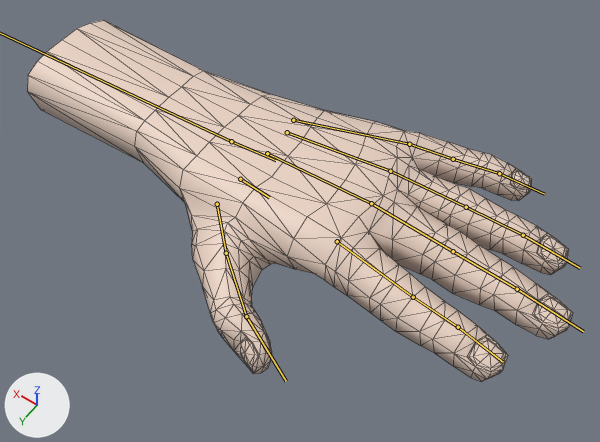
The glTF model frontend/models/hand/left.glb, before and after one commit.
One viewpoint serves both versions: a 50 mm camera at (-0.267, 0.187, 0.273) aimed at (-0.138, 0.007, -0.011). The axes (+X, +Y, +Z) are drawn at lower left. The lights are the same throughout. The bones that bend it are drawn over the model as lines. Mesh edges are drawn as thin lines.
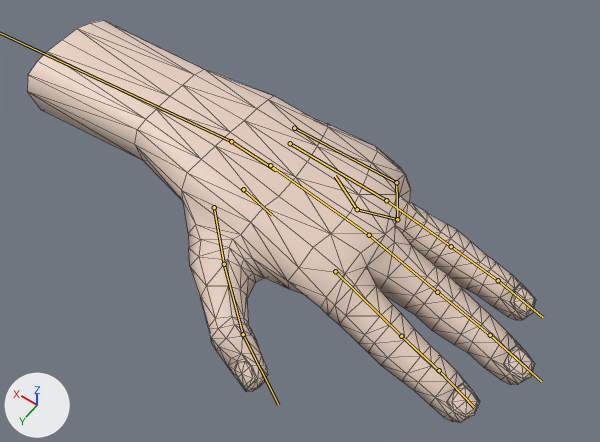
The newer file adds an action. The first version stands in its rest pose; the second is drawn at frame 1616 of the action 'Finger 1 down'.

Boxes [x1, y1, x2, y2] around the edits, measured in the pictures (600 x 442 px):
'Cube.005', posed (7% narrower, 11% taller): before [27, 20, 573, 382]; after [27, 20, 536, 423]
bone 'hand.L', root to tip: before (231, 141) to (276, 160); after (231, 141) to (276, 170)
bone 'palm.04.L', root to tip: before (293, 120) to (409, 144); after (294, 128) to (396, 182)
bone 'finger_pinky.01.L', root to tip: before (409, 144) to (453, 159); after (396, 182) to (397, 219)
bone 'finger_pinky.02.L', root to tip: before (453, 159) to (499, 173); after (397, 219) to (357, 209)
bone 'finger_pinky.03.L', root to tip: before (499, 173) to (544, 194); after (357, 209) to (335, 176)

The edits, one by one:
Bone 'hand.L' (bone_hand_l) turns from (0, 0, 0) to (16, 1, -2) degrees about its own x, y and z.
Bone 'palm.04.L' (bone_palm_04_l) turns from (0, 0, 0) to (11, 0, 0) degrees about its own x, y and z.
Bone 'finger_pinky.01.L' (bone_finger_pinky_01_l) turns from (0, 0, 0) to (48, -1, -6) degrees about its own x, y and z.
Bone 'finger_pinky.02.L' (bone_finger_pinky_02_l) turns from (0, 0, 0) to (12, 9, -100) degrees about its own x, y and z.
Bone 'finger_pinky.03.L' (bone_finger_pinky_03_l) turns from (0, 0, 0) to (26, 2, -42) degrees about its own x, y and z.
